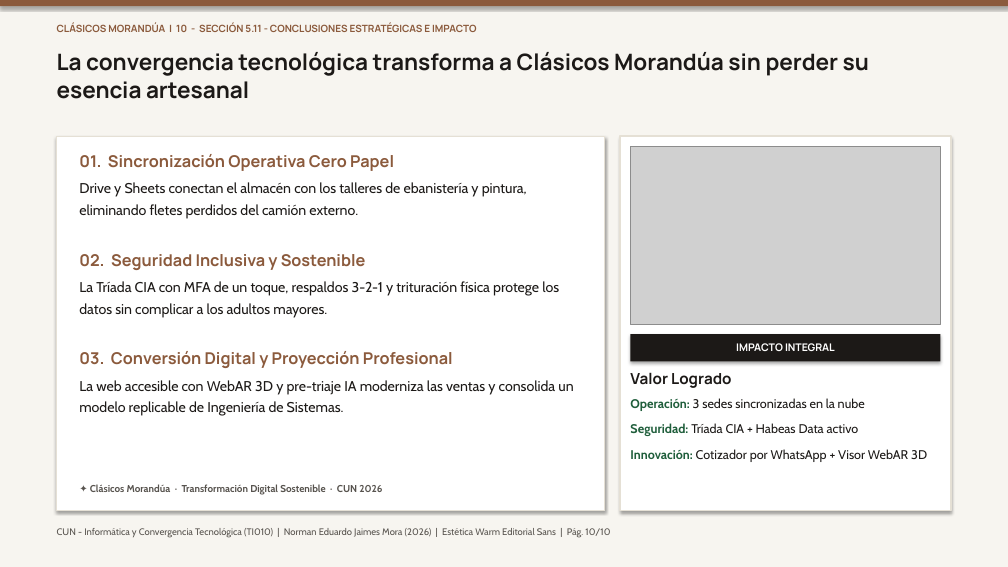
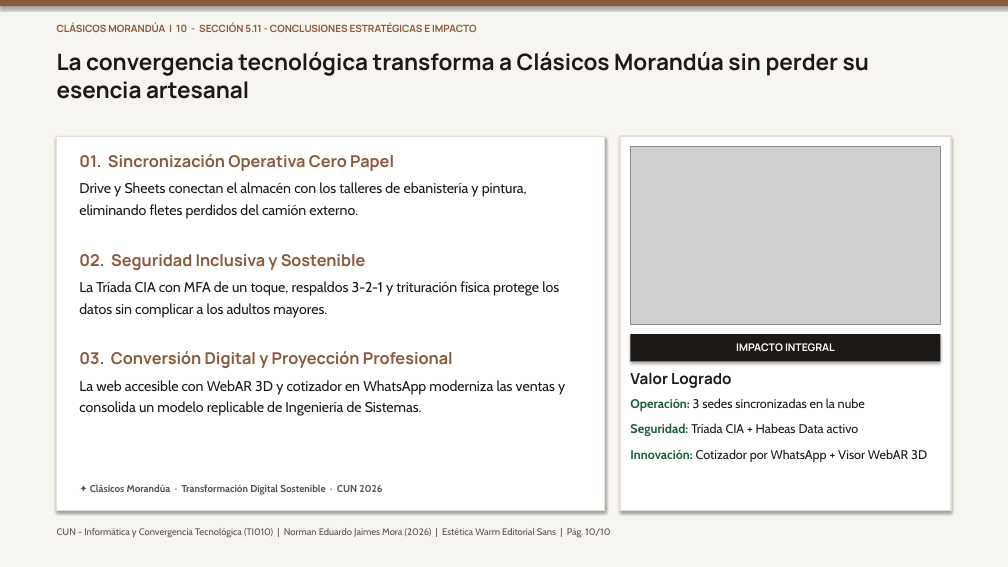
Before and after one commit to TheNormanJames/CUN-Informatica-y-convergencia, a slide deck: slide 10 of docs/ProyectoFinal_Norman_Jaimes.pptx. Drawn at 1008x567 pixels with LibreOffice and Linux fonts; fonts in the diff are those of the drawing; grey boxes stand for pictures. Boxes give left, top, right and bottom in pixels: in the first picture for what was removed or moved away, otherwise in the second. Text is boxed around its words. In the diff, an @@ line names an element or a change of style, - is before the commit and + after.

```diff
--- a/docs/ProyectoFinal_Norman_Jaimes.pptx
+++ b/docs/ProyectoFinal_Norman_Jaimes.pptx
@@ text at [79,380,565,416]: text changed @@
-La web accesible con WebAR 3D y pre-triaje IA moderniza las ventas y consolida un modelo replicable de Ingeniería de Sistemas.
+La web accesible con WebAR 3D y cotizador en WhatsApp moderniza las ventas y consolida un modelo replicable de Ingeniería de Sistemas.
```
Also in this commit, not shown: 6 other slides changed, 8 other files.
